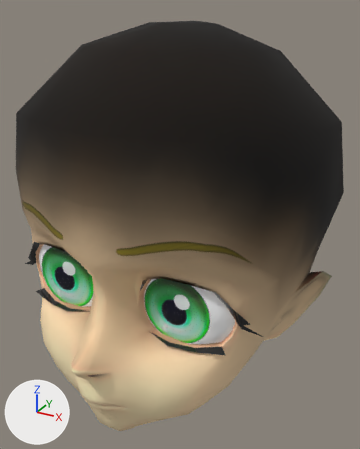
Renders of the glTF model data/chars/head_boy/head_visiting.gltf from each side of a commit.
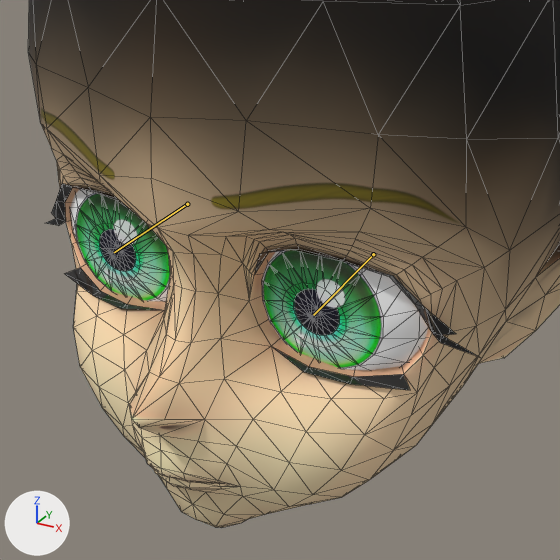
There are two pictures of each version: one whole from a 50 mm lens placed at (0.21, -0.393, 0.289), pointed at (0.005, -0.021, 0.103), one close up on the part from 0% to 86% of the width and 31% to 100% of the height. Arrows for +X, +Y and +Z are at lower left; the lights stay in place. The bones that change are drawn over the model as lines in the close-ups. The close-ups show mesh edges as thin lines.

Names of what the first close-up shows: 'eyeball.L', 'eyeball.R', 'head.boy'.
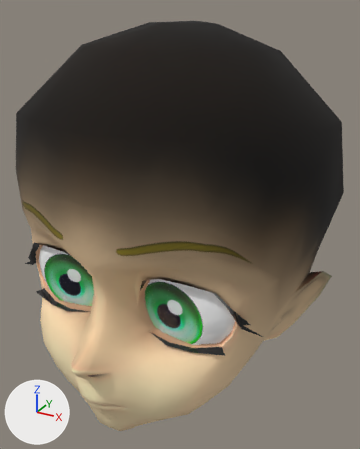
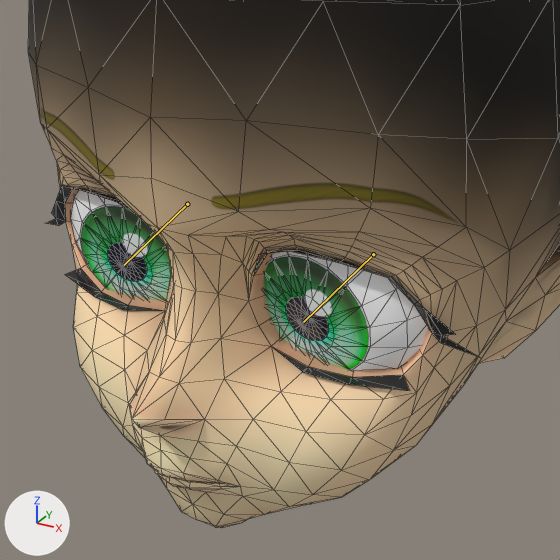
The newer file adds an action. The first version stands in its rest pose; the second is drawn at frame 25 of the action 'GAME.BOY_VISITING.SEAT_WITH_PDA.WORKING'.

Pixel boxes (x1, y1, x2, y2) of what changed, in the close-ups (560 x 560 px):
'head.boy', posed
    both: (28, 0, 560, 528)
'eyeball.L', posed
    before: (262, 250, 428, 370)
    after: (264, 251, 428, 371)
'eyeball.R', posed
    before: (70, 189, 170, 301)
    after: (71, 190, 171, 300)
bone 'eye.R', root to tip
    before: (187, 204) to (114, 252)
    after: (187, 204) to (124, 265)
bone 'eye.L', root to tip
    before: (373, 254) to (313, 315)
    after: (373, 254) to (303, 322)

The change in detail:
Bone 'eye.R' (bone_eye_r) turns from (0, 0, 0) to (-5, 0, 5) degrees about its own x, y and z.
Bone 'eye.L' (bone_eye_l) turns from (0, 0, 0) to (-5, 0, -5) degrees about its own x, y and z.
